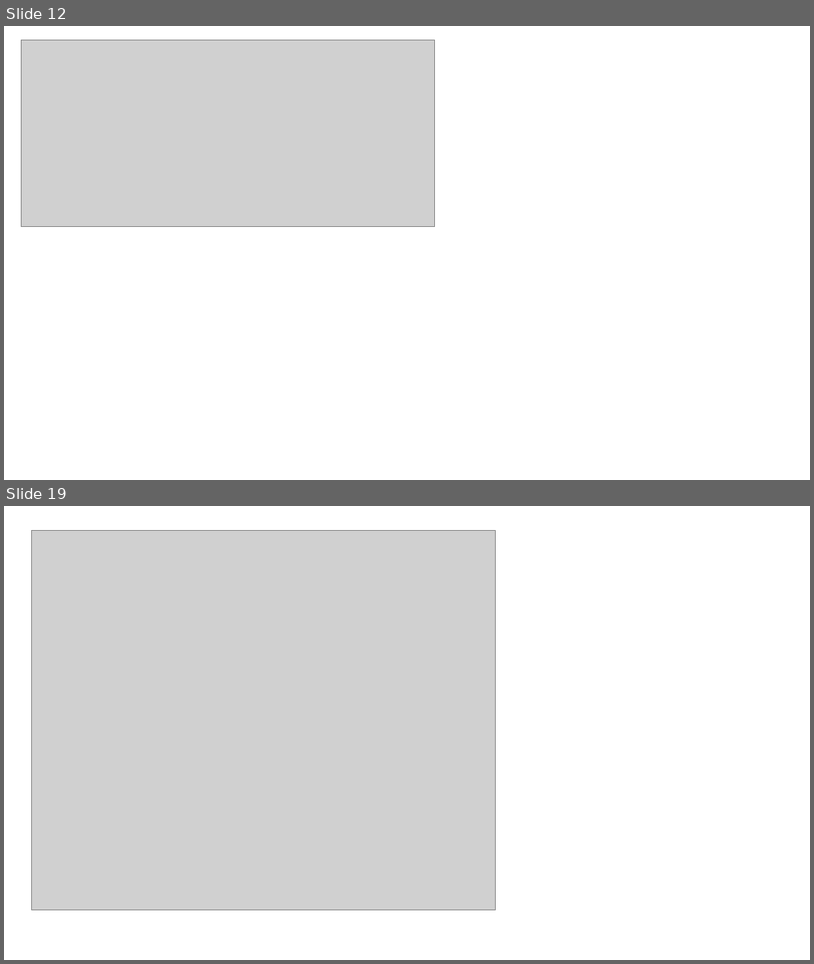
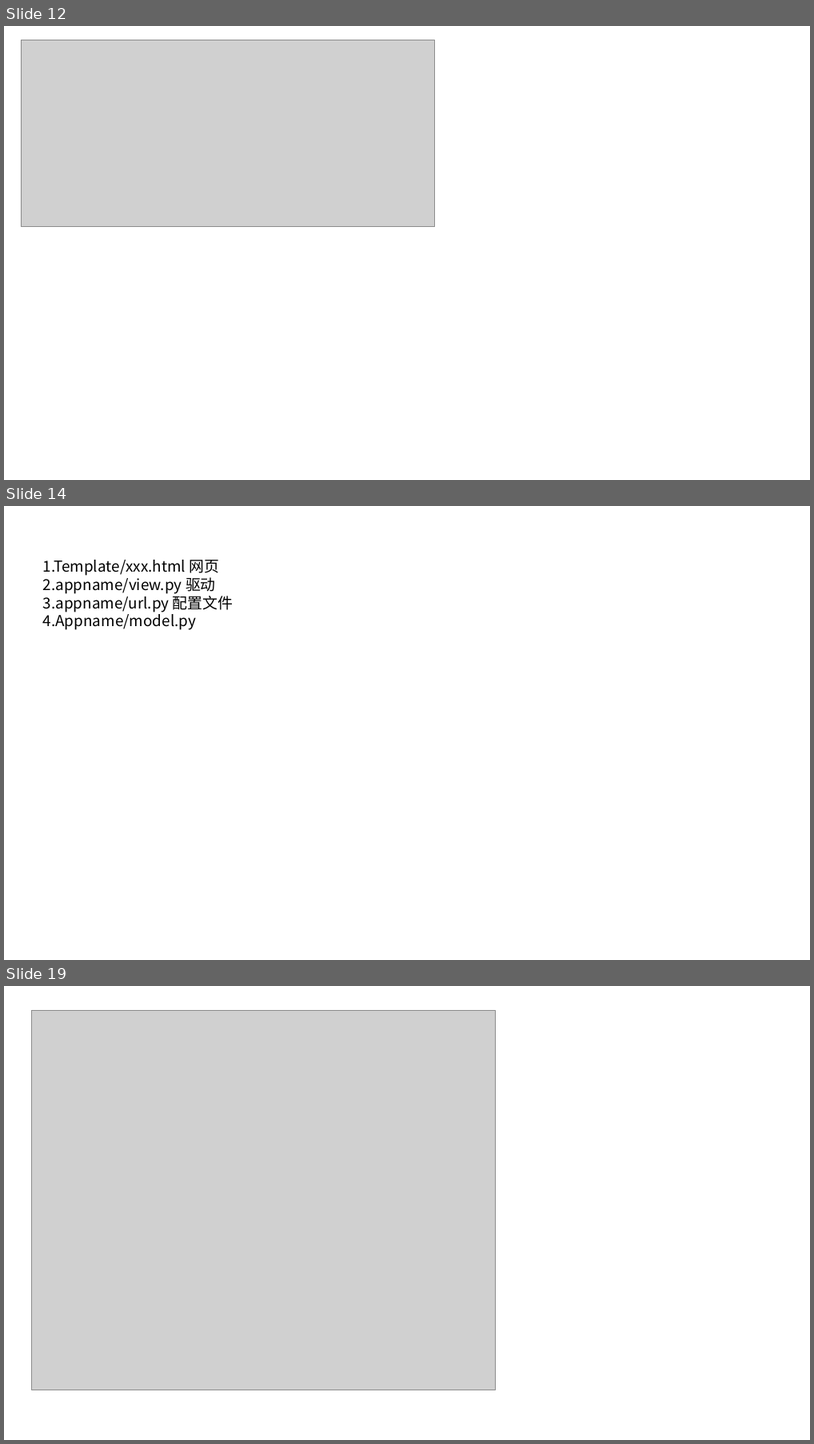
Before and after one commit to liyingfei142118/practice, a slide deck: django_learn.pptx. Shown one above the other, each under a label of ours: slides 12 and 19 before the commit, slides 12, 14 and 19 after it; the slides between them are not shown. The pictures are 814x964 and 814x1444 pixels, drawn with LibreOffice and Linux fonts; fonts in the diff are those of the drawing; grey boxes stand for pictures. Boxes give left, top, right and bottom in pixels: in the first picture for what was removed or moved away, otherwise in the second. Text is boxed around its words. In the diff, an @@ line names an element or a change of style, - is before the commit and + after.

```diff
--- a/django_learn.pptx
+++ b/django_learn.pptx
@@ slide 14 added at bbox=[4, 506, 810, 960], background #FFFFFF @@
@@ text added at bbox=[43, 560, 234, 630], 18 pt, text #000000 @@
+1.Template/xxx.html 网页
+2.appname/view.py 驱动
+3.appname/url.py 配置文件
+4.Appname/model.py
```
Also in this commit, not shown: 1 other slide added, 2 slides removed, 1 other file.
